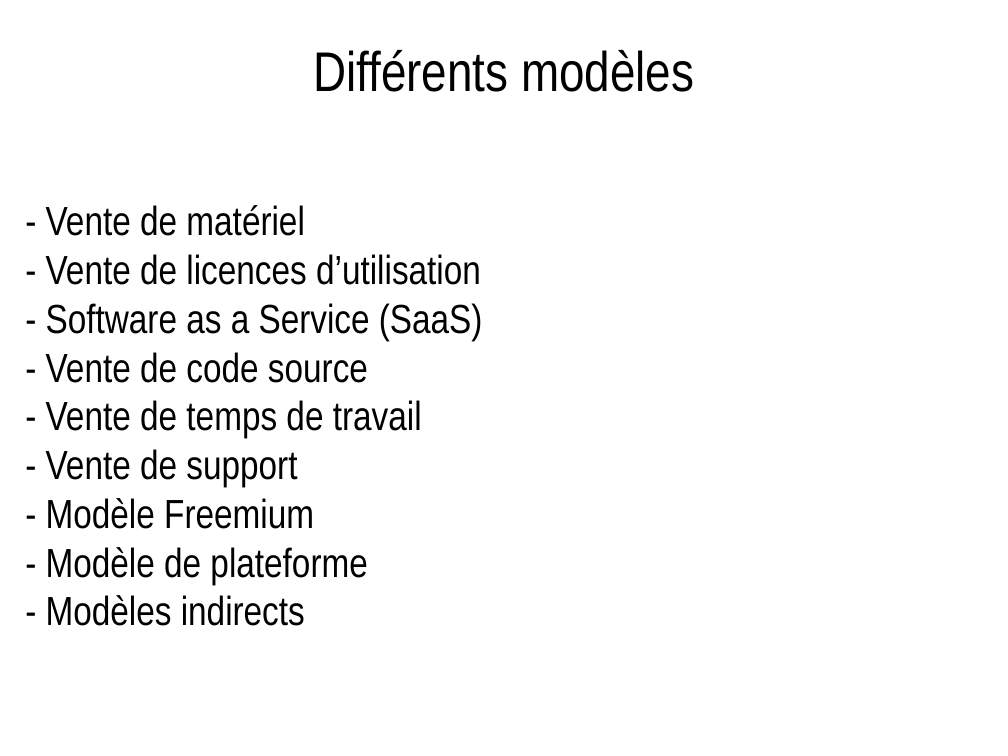
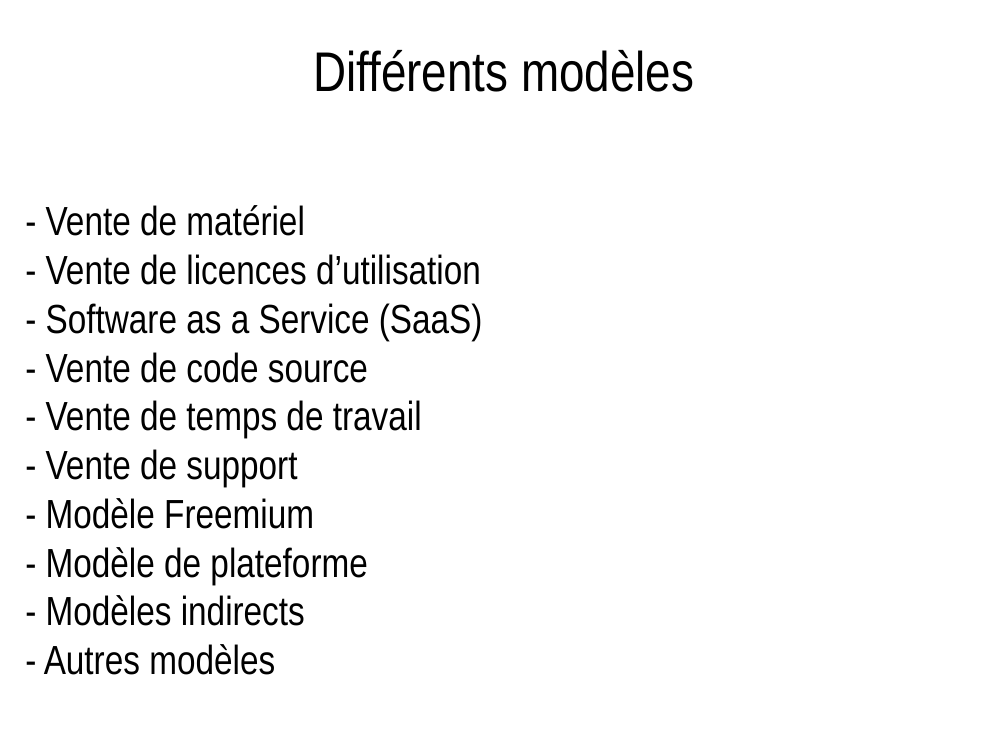
Before and after one commit to Preethi30S/intro-info, a slide deck: slide 7 of 2_modeles_economiques.odp. Drawn at 1008x756 pixels with LibreOffice and Linux fonts; fonts in the diff are those of the drawing. Boxes give left, top, right and bottom in pixels: in the first picture for what was removed or moved away, otherwise in the second. Text is boxed around its words. In the diff, an @@ line names an element or a change of style, - is before the commit and + after.

```diff
--- a/2_modeles_economiques.odp
+++ b/2_modeles_economiques.odp
@@ title at [44, 205, 483, 675]: text changed @@
-- Vente de matériel
-- Vente de licences d’utilisation
-- Software as a Service (SaaS)
-- Vente de code source
-- Vente de temps de travail
-- Vente de support
-- Modèle Freemium
-- Modèle de plateforme
-- Modèles indirects
+- Vente de matériel
+- Vente de licences d’utilisation
+- Software as a Service (SaaS)
+- Vente de code source
+- Vente de temps de travail
+- Vente de support
+- Modèle Freemium
+- Modèle de plateforme
+- Modèles indirects
+- Autres modèles
```
Also in this commit, not shown: 3 other slides changed, 1 slide added, 4 other files.
